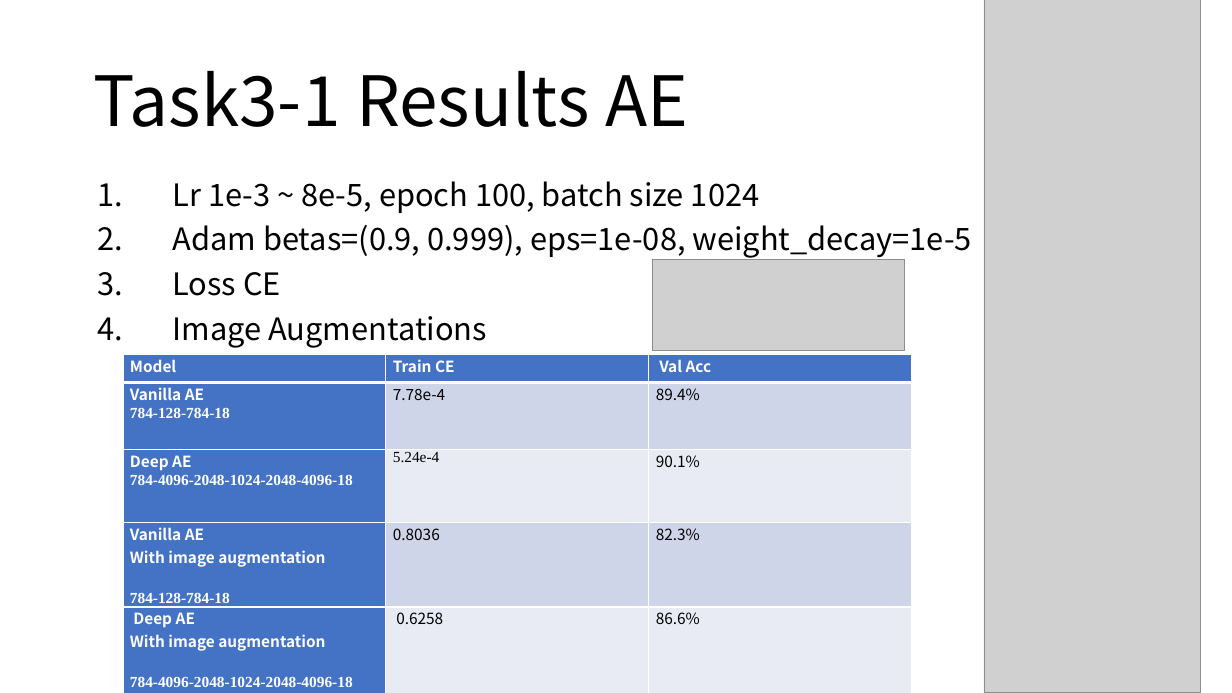
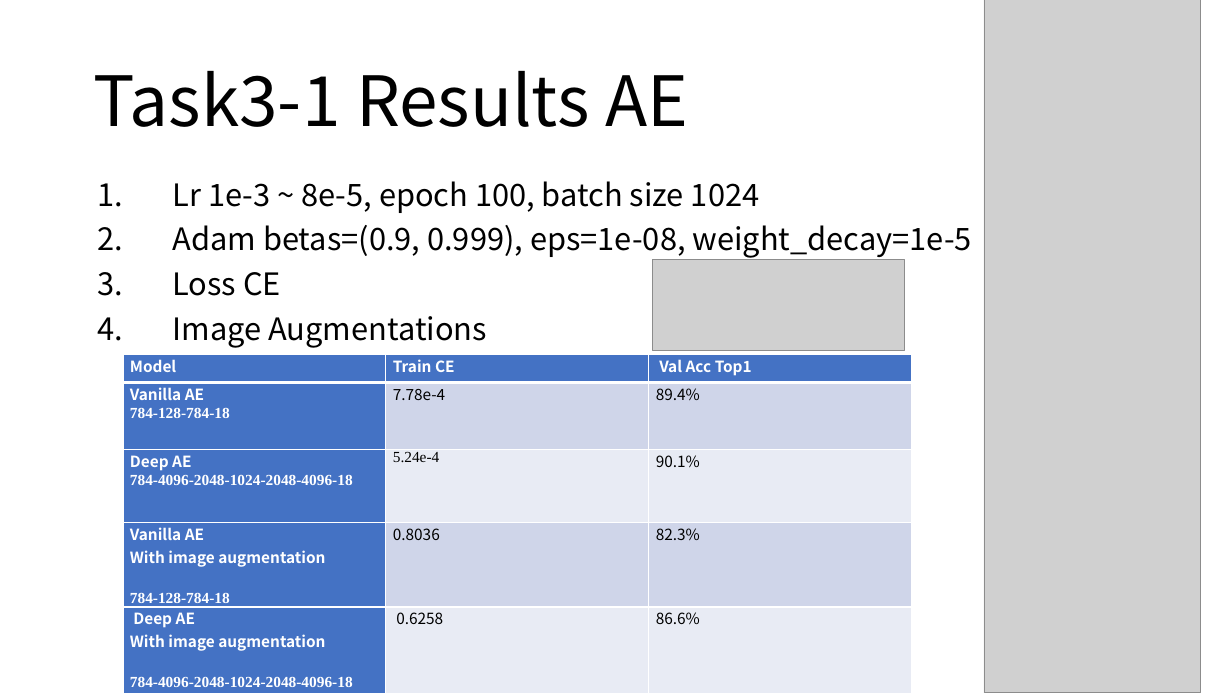
Before and after one commit to yanren1/DLFCCP_Task3, a slide deck: slide 11 of ties4911-task03-YanrenQu.pptx. Drawn at 1232x693 pixels with LibreOffice and Linux fonts; fonts in the diff are those of the drawing; grey boxes stand for pictures. Boxes give left, top, right and bottom in pixels: in the first picture for what was removed or moved away, otherwise in the second. Text is boxed around its words. In the diff, an @@ line names an element or a change of style, - is before the commit and + after.

```diff
--- a/ties4911-task03-YanrenQu.pptx
+++ b/ties4911-task03-YanrenQu.pptx
@@ table at (x1=123, y1=355, x2=913, y2=691) @@
-row 1, column 3: Val Acc
+row 1, column 3: Val Acc Top1
```
Also in this commit, not shown: 3 other slides changed, 1 slide added, 11 other files.
